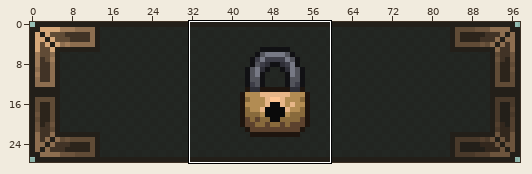
Edited in one commit: sprite sheet (assets/client/ui/player_stat_card_locked_overlay.png). Above: a wide view before the commit, with the close-up outlined.
Close-up. Before the edit:
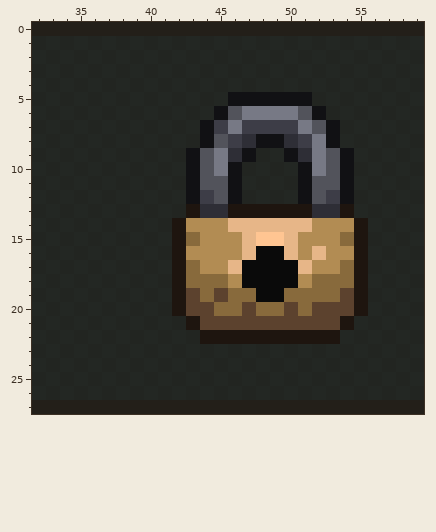
The file is 98x28 pixels. Colours within 5 levels of each other are drawn and written as one. Shown: x 32..59, y 0..27.
After:
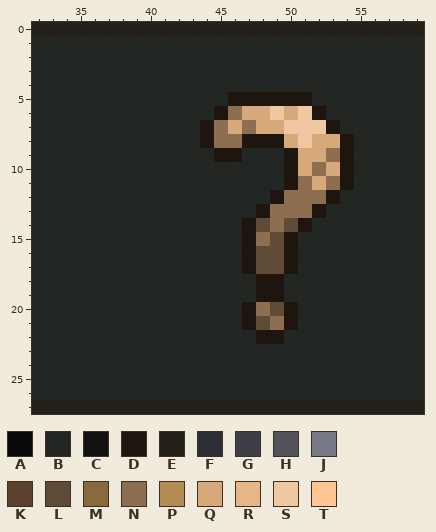
Palette (. is transparent): A #0a0a0a  B #13110edf  C #111114  D #1e150f  E #231f19  F #2e2e36  G #3d3d47  H #52535b  J #777985  K #5c422e  L #604b36  M #886a3c  N #8d6e50  P #b28c53  Q #d6a87a  R #e7b688  S #efc8a2  T #ffc592
Change:
y 5: x 46..51 CCCCCC -> DDDDDD
y 6: x 45..52 CHJJJJHC -> DNQQSQSD
y 7: x 44..53 CGJGGGGJHC -> DNQNQQSSSD
y 8: x 44..54 CHGFCCFGJCB -> DNNDDDQSQQD
y 9: x 43..47 CHJFC -> BBDDB; x 50..54 CFJHC -> DQQND
y 10: x 43..46 CHJC -> BBBB; x 50..54 BCJHC -> DQNQD
y 11: x 43..46 CHHC -> BBBB; x 50..54 BCHHC -> DNQND
y 12: x 43..46 CGHC -> BBBB; x 49..54 BBCHGC -> DNNNDB
y 13: x 43..47 DFFDD -> BBBBB; x 49..54 DDDFFD -> NNNDBB
y 14: x 42..55 DPPPRRRRRRPPPD -> BBBBBDLNLDBBBB
y 15: x 42..55 DMPPPRTTRPPPMD -> BBBBBDNLDBBBBB
y 16: x 42..55 DPPPPRAARPRPPD -> BBBBBDLLDBBBBB
y 17: x 42..55 DMPPRAAAARPPMD -> BBBBBDLLDBBBBB
y 18: x 42..55 DMMMPAAAAPMMMD -> BBBBBBDDBBBBBB
y 19: x 42..55 DKMKMMAAMMMMKD -> BBBBBBDDBBBBBB
y 20: x 42..55 DKKMMKMMKMKKKD -> BBBBBDNLDBBBBB
y 21: x 43..54 DKKKKKKKKKKD -> BBBBDLNDBBBB
y 22: x 44..47 DDDD -> BBBB; x 50..53 DDDD -> BBBB
Pixel boxes of the changes (left, top, right, bottom) in both close-ups:
changed: (172, 92, 368, 344)
